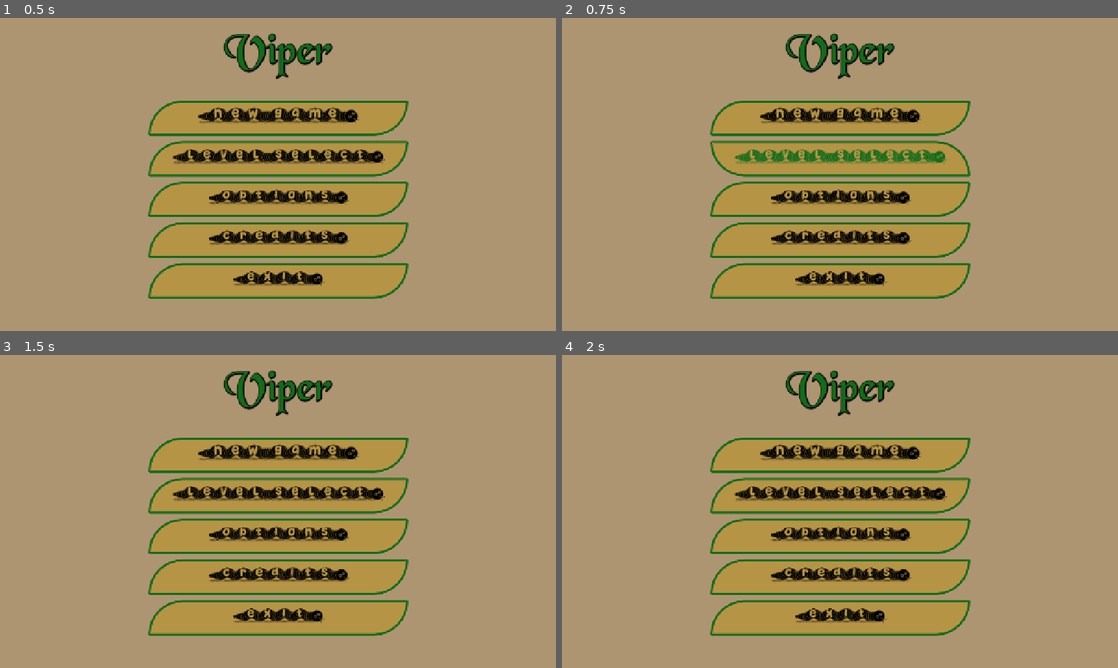
Above: before the commit, frames 1-4 (two rows, left to right).
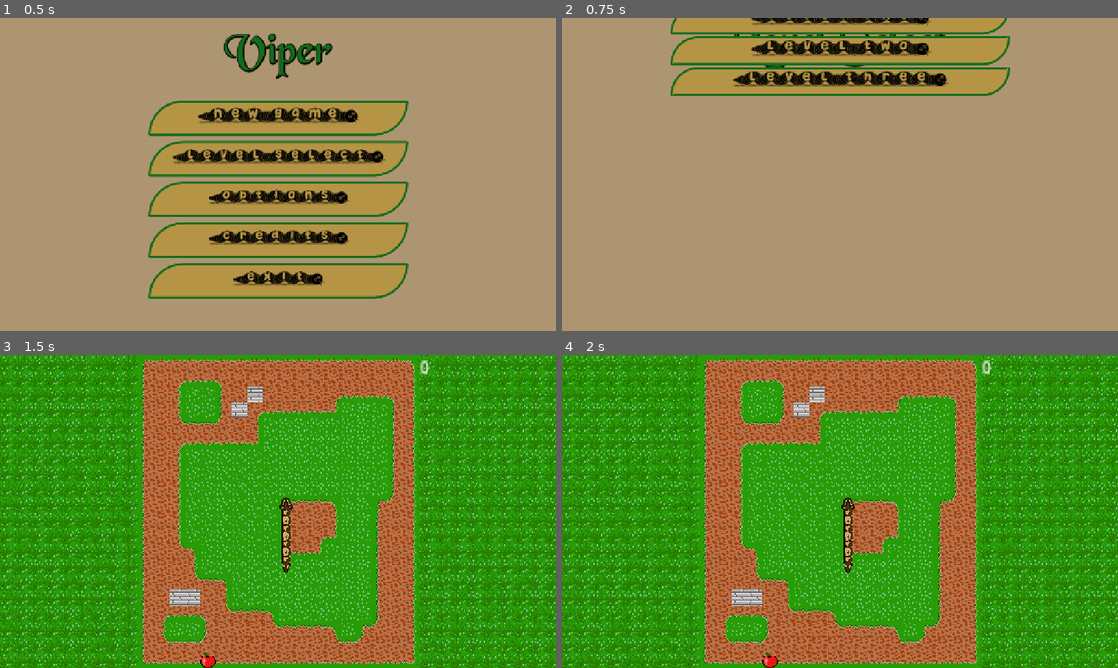
Above: after the commit, the same moments.

Repository: B-nce/Snake
Game: Godot game, scene res://scenes/main_menu_scene/main_menu.tscn
Same seed, same stepped clock (60 frames per second), same inputs: the game is played once before the commit and once after it.
Inputs (mouse positions are in pixels of both pictures, inside the frame that each line leads up to):
- Up to frame 1 (0.5 s): no input
- Up to frame 2 (0.75 s): click "(Level select)" at 0.5 s
- Up to frame 3 (1.5 s): click (278, 355) at 1.25 s, where only the run after the commit has a clickable "(Level one)"
- Up to frame 4 (2 s): no input

Frame 1 is identical in both runs. In frame 2, 40% of the frame differs, in the area x 19-81%, y 0-90%; in frame 3, 100%, in the area x 0-100%, y 0-100%; in frame 4, 100%.

Commit message:
easier navigation and skin loading

Diff:
--- a/snake/constants.gd
+++ b/snake/constants.gd
@@ -1,4 +1,3 @@
-extends Node
 
 const ROTATION_UP: float = 0
 const ROTATION_DOWN: float = PI
--- /dev/null
+++ b/snake/global.gd
@@ -0,0 +1,32 @@
+class_name Global
+extends Node
+
+const SAVE_PATH: String = "user://snake.save"
+var high_Score_level_1: int = 0
+var high_Score_level_2: int = 0
+var high_Score_level_3: int = 0
+var selected_skin_path: String = "res://assets/sprites/ball_python.png"
+var snake_skin_texture: Texture2D = load(selected_skin_path)
+var previous_scene_paths: Array[String]
+
+func _ready() -> void:
+	load_data()
+
+
+func load_data() -> void:
+	if FileAccess.file_exists(SAVE_PATH):
+		var file = FileAccess.open(SAVE_PATH, FileAccess.READ)
+		high_Score_level_1 = file.get_var()
+		high_Score_level_2 = file.get_var()
+		high_Score_level_3 = file.get_var()
+		selected_skin_path = file.get_var()
+		snake_skin_texture = load(selected_skin_path)
+
+
+func save_data() -> void:
+	var file = FileAccess.open(SAVE_PATH, FileAccess.WRITE)
+	file.store_var(high_Score_level_1)
+	file.store_var(high_Score_level_2)
+	file.store_var(high_Score_level_3)
+	file.store_var(selected_skin_path)
+	pass
--- a/snake/project.godot
+++ b/snake/project.godot
@@ -18,6 +18,7 @@
 [autoload]
 
 Constants="*res://constants.gd"
+Globals="*res://global.gd"
 
 [debug]
 
--- a/snake/scenes/game/game.gd
+++ /dev/null
@@ -1,76 +0,0 @@
-extends Node
-
-const SAVE_PATH: String = "user://snake.save"
-const MAIN_MENU_PATH: String = "res://scenes/main_menu_scene/main_menu.tscn"
-var options: Control
-var high_Score_level_1: int = 0
-var high_Score_level_2: int = 0
-var high_Score_level_3: int = 0
-var selected_skin_path: String = "res://assets/sprites/ball_python.png"
-var snake_skin_texture: Texture2D = load(selected_skin_path)
-
-func _ready() -> void:
-	var main_menu_packed: PackedScene = load(MAIN_MENU_PATH)
-	var main_menu: Node = main_menu_packed.instantiate()
-	add_child(main_menu)
-	var scenes = get_tree().current_scene
-	main_menu.options_loaded.connect(on_options_loaded)
-	main_menu.level_select_loaded.connect(on_level_select_loaded)
-	load_data()
-
-
-func on_options_loaded(main_menu: Node) -> void:
-	var menu = get_child(0)
-	options = menu.get_child(-1)
-	options.skin_selected.connect(on_skin_selected)
-	pass
-
-
-func on_level_select_loaded(level_select: Node) -> void:
-	var menu = get_child(0)
-	level_select = menu.get_child(-1)
-	level_select.level_1_started.connect(on_level_1_started)
-	level_select.level_2_started.connect(on_level_2_started)
-	level_select.level_3_started.connect(on_level_3_started)
-	pass
-
-
-func on_skin_selected(new_path: String, new_texture: Texture2D) -> void:
-	snake_skin_texture = new_texture
-	selected_skin_path = new_path
-	save_data()
-
-
-func on_level_1_started(level_1: Node) -> void:
-	var player = level_1.get_child(0)
-	player.set_snake_skin(snake_skin_texture)
-
-
-func on_level_2_started(level_2: Node) -> void:
-	var player = level_2.get_child(0)
-	player.set_snake_skin(snake_skin_texture)
-
-
-func on_level_3_started(level_3: Node) -> void:
-	var player = level_3.get_child(0)
-	player.set_snake_skin(snake_skin_texture)
-
-
-func load_data() -> void:
-	if FileAccess.file_exists(SAVE_PATH):
-		var file = FileAccess.open(SAVE_PATH, FileAccess.READ)
-		high_Score_level_1 = file.get_var()
-		high_Score_level_2 = file.get_var()
-		high_Score_level_3 = file.get_var()
-		selected_skin_path = file.get_var()
-		snake_skin_texture = load(selected_skin_path)
-	pass
-
-
-func save_data() -> void:
-	var file = FileAccess.open(SAVE_PATH, FileAccess.WRITE)
-	file.store_var(high_Score_level_1)
-	file.store_var(high_Score_level_2)
-	file.store_var(high_Score_level_3)
-	file.store_var(selected_skin_path)
-	pass
--- a/snake/scenes/game/game.tscn
+++ /dev/null
@@ -1,6 +0,0 @@
-[gd_scene load_steps=2 format=3 uid="uid://cgefxtvtcx3gt"]
-
-[ext_resource type="Script" uid="uid://5nbay6pkw2lu" path="res://scenes/game/game.gd" id="1_sul5r"]
-
-[node name="Game" type="Node"]
-script = ExtResource("1_sul5r")
--- a/snake/scenes/level_select/level_select.gd
+++ b/snake/scenes/level_select/level_select.gd
@@ -1,35 +1,19 @@
 extends Control
 
-signal level_1_started
-signal level_2_started
-signal level_3_started
-const LEVEL_1_PATH = "res://scenes/level_1/level_1.tscn"
-const LEVEL_2_PATH = "res://scenes/level_2/level_2.tscn"
-const LEVEL_3_PATH = "res://scenes/level_3/level_3.tscn"
-
-
-func _on_button_pressed() -> void:
-	get_tree().change_scene_to_file("res://scenes/main_menu_scene/main_menu.tscn")
-
 func _on_back_button_pressed() -> void:
-	self.queue_free()
+	get_tree().change_scene_to_file(Globals.previous_scene_paths.pop_front())
 
 
 func _on_level_1_button_pressed() -> void:
-	var level_1_packed: PackedScene = load(LEVEL_1_PATH)
-	var level_1: Node = level_1_packed.instantiate()
-	add_child(level_1)
-	level_1_started.emit(level_1)
+	Globals.previous_scene_paths.push_front(self.scene_file_path)
+	get_tree().change_scene_to_file("res://scenes/level_1/level_1.tscn")
+
 
 func _on_level_2_button_pressed() -> void:
-	var level_2_packed: PackedScene = load(LEVEL_2_PATH)
-	var level_2: Node = level_2_packed.instantiate()
-	add_child(level_2)
-	level_2_started.emit(level_2)
+	Globals.previous_scene_paths.push_front(self.scene_file_path)
+	get_tree().change_scene_to_file("res://scenes/level_2/level_2.tscn")
 
 
 func _on_level_3_button_pressed() -> void:
-	var level_3_packed: PackedScene = load(LEVEL_3_PATH)
-	var level_3: Node = level_3_packed.instantiate()
-	add_child(level_3)
-	level_3_started.emit(level_3)
+	Globals.previous_scene_paths.push_front(self.scene_file_path)
+	get_tree().change_scene_to_file("res://scenes/level_3/level_3.tscn")
--- a/snake/scenes/main_menu_scene/main_menu.gd
+++ b/snake/scenes/main_menu_scene/main_menu.gd
@@ -1,28 +1,19 @@
 extends Control
 
 
-signal options_loaded
-signal level_select_loaded
-const OPTIONS_PATH: String = "res://scenes/options_scene/options.tscn"
-const LEVEL_SELECT_PATH: String = "res://scenes/level_select/level_select.tscn"
-
-
 func _on_new_game_pressed() -> void:
-	var level_select_packed: PackedScene = load(LEVEL_SELECT_PATH)
-	var level_select: Node = level_select_packed.instantiate()
-	add_child(level_select)
-	level_select_loaded.emit(level_select)
+	Globals.previous_scene_paths.push_front(self.scene_file_path)
+	get_tree().change_scene_to_file("res://scenes/level_select/level_select.tscn")
 
 
 func _on_level_select_pressed() -> void:
-	pass # Replace with function body.
+	Globals.previous_scene_paths.push_front(self.scene_file_path)
+	get_tree().change_scene_to_file("res://scenes/level_select/level_select.tscn")
 
 
 func _on_options_pressed() -> void:
-	var options_packed: PackedScene = load(OPTIONS_PATH)
-	var options: Node = options_packed.instantiate()
-	add_child(options)
-	options_loaded.emit(options)
+	Globals.previous_scene_paths.push_front(self.scene_file_path)
+	get_tree().change_scene_to_file("res://scenes/options_scene/options.tscn")
 
 
 func _on_credits_pressed() -> void:
--- a/snake/scenes/options_scene/options.gd
+++ b/snake/scenes/options_scene/options.gd
@@ -1,15 +1,11 @@
 extends Control
 
 
-signal skin_selected
 const volume_offset : float = 0.5
 
 func _ready() -> void:
 	%VolumeSlider.set_value_no_signal(AudioServer.get_bus_volume_db(0)/volume_offset)
 	%MuteBox.set_pressed_no_signal(AudioServer.is_bus_mute(0))
-
-func _on_button_pressed() -> void:
-	self.queue_free()
 
 
 func _on_h_slider_value_changed(value: float) -> void:
@@ -31,5 +27,10 @@
 
 
 func _on_snake_skin_panel_skin_selected(snake_path: String, snake_skin: Texture2D) -> void:
-	skin_selected.emit(snake_path, snake_skin)
-	pass
+	Globals.snake_skin_texture = snake_skin
+	Globals.selected_skin_path = snake_path
+	Globals.save_data()
+
+
+func _on_back_button_pressed() -> void:
+	get_tree().change_scene_to_file(Globals.previous_scene_paths.pop_front())
--- a/snake/scenes/options_scene/options.tscn
+++ b/snake/scenes/options_scene/options.tscn
@@ -434,7 +434,7 @@
 [connection signal="value_changed" from="TabContainer/Volume options/VBoxContainer/HBoxContainer/VolumeSlider" to="." method="_on_h_slider_value_changed"]
 [connection signal="toggled" from="TabContainer/Volume options/VBoxContainer/HBoxContainer2/MuteBox" to="." method="_on_check_box_toggled"]
 [connection signal="item_selected" from="TabContainer/Volume options/VBoxContainer/HBoxContainer3/Resolutions" to="." method="_on_resolutions_item_selected"]
-[connection signal="pressed" from="TabContainer/Volume options/VBoxContainer/BackButton" to="." method="_on_button_pressed"]
+[connection signal="pressed" from="TabContainer/Volume options/VBoxContainer/BackButton" to="." method="_on_back_button_pressed"]
 [connection signal="skin_selected" from="TabContainer/Skin selector/ScrollContainer/HorizontalOutsideContainer/ContainerColumn/SnakeSkinPanel" to="." method="_on_snake_skin_panel_skin_selected"]
 [connection signal="skin_selected" from="TabContainer/Skin selector/ScrollContainer/HorizontalOutsideContainer/ContainerColumn/SnakeSkinPanel3" to="." method="_on_snake_skin_panel_skin_selected"]
 [connection signal="skin_selected" from="TabContainer/Skin selector/ScrollContainer/HorizontalOutsideContainer/ContainerColumn/SnakeSkinPanel4" to="." method="_on_snake_skin_panel_skin_selected"]
@@ -451,4 +451,4 @@
 [connection signal="skin_selected" from="TabContainer/Skin selector/ScrollContainer/HorizontalOutsideContainer/ContainerColumn2/SnakeSkinPanel7" to="." method="_on_snake_skin_panel_skin_selected"]
 [connection signal="skin_selected" from="TabContainer/Skin selector/ScrollContainer/HorizontalOutsideContainer/ContainerColumn2/SnakeSkinPanel8" to="." method="_on_snake_skin_panel_skin_selected"]
 [connection signal="skin_selected" from="TabContainer/Skin selector/ScrollContainer/HorizontalOutsideContainer/ContainerColumn2/SnakeSkinPanel9" to="." method="_on_snake_skin_panel_skin_selected"]
-[connection signal="pressed" from="TabContainer/Skin selector/BackButton" to="." method="_on_button_pressed"]
+[connection signal="pressed" from="TabContainer/Skin selector/BackButton" to="." method="_on_back_button_pressed"]
--- a/snake/scenes/player/player.gd
+++ b/snake/scenes/player/player.gd
@@ -8,7 +8,7 @@
 @export var direction: float = Constants.ROTATION_UP
 @export var health_points: int = 1
 @export_range(2, 100, 1) var length: int = 2
-@export var texture: Texture2D = load("res://assets/sprites/ball_python.png")
+@export var texture: Texture2D = Globals.snake_skin_texture
 @export var move_interval: float = 1
 @export var movement_is_enabled: bool = true
 @export var map_border: Rect2 = Rect2(Vector2(0,0), Vector2(18,20))
Renamed: snake/scenes/game/game.gd.uid -> snake/global.gd.uid
Not shown: 1 places in snake/scenes/level_base/level_base.tscn that only renumber resources
